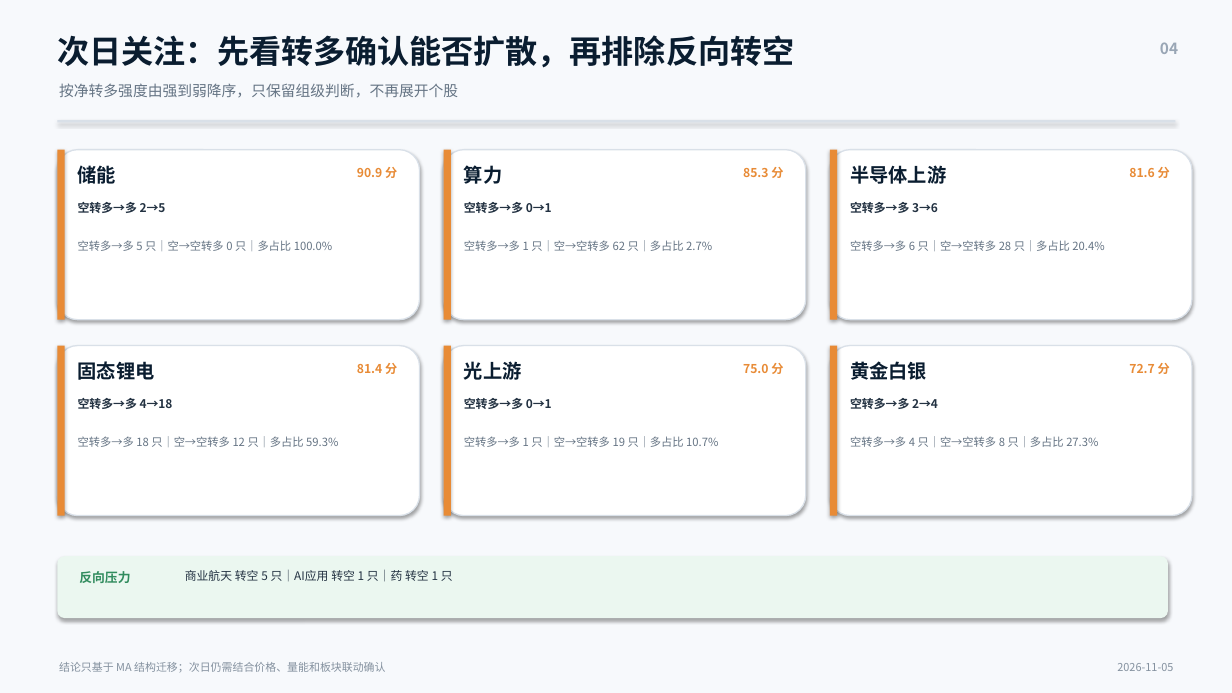
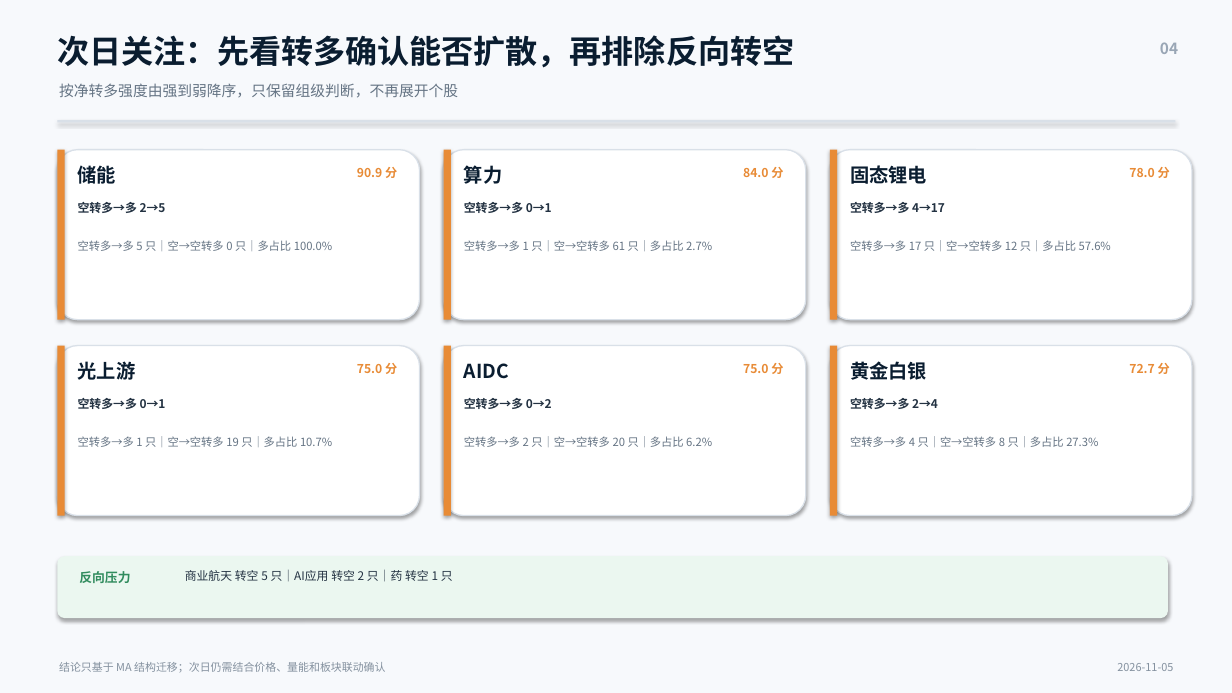
Before and after one commit to nancybhc/a-share-blast-lab, a slide deck: slide 4 of assets/多空阶段简报_2026-11-05.pptx. Drawn at 1232x693 pixels with LibreOffice and Linux fonts; fonts in the diff are those of the drawing. Boxes give left, top, right and bottom in pixels: in the first picture for what was removed or moved away, otherwise in the second. Text is boxed around its words. In the diff, an @@ line names an element or a change of style, - is before the commit and + after.

```diff
--- a/assets/多空阶段简报_2026-11-05.pptx
+++ b/assets/多空阶段简报_2026-11-05.pptx
@@ text at (743, 167, 783, 178): text changed @@
-85.3 分
+84.0 分
@@ text at (850, 165, 927, 184): text changed @@
-半导体上游
+固态锂电
@@ text at (1129, 167, 1170, 178): text changed @@
-81.6 分
+78.0 分
@@ text at (850, 202, 945, 213): text changed @@
-空转多→多 3→6
+空转多→多 4→17
@@ text at (464, 240, 712, 251): text changed @@
-空转多→多 1 只｜空→空转多 62 只｜多占比 2.7%
+空转多→多 1 只｜空→空转多 61 只｜多占比 2.7%
@@ text at (850, 240, 1111, 251): text changed @@
-空转多→多 6 只｜空→空转多 28 只｜多占比 20.4%
+空转多→多 17 只｜空→空转多 12 只｜多占比 57.6%
@@ text at (78, 361, 136, 380): text changed @@
-固态锂电
+光上游
@@ text at (357, 363, 397, 374): text changed @@
-81.4 分
+75.0 分
@@ text at (464, 363, 509, 379): text changed @@
-光上游
+AIDC
@@ text at (78, 398, 166, 409): text changed @@
-空转多→多 4→18
+空转多→多 0→1
@@ text at (464, 398, 552, 409): text changed @@
-空转多→多 0→1
+空转多→多 0→2
@@ text at (78, 436, 332, 447): text changed @@
-空转多→多 18 只｜空→空转多 12 只｜多占比 59.3%
+空转多→多 1 只｜空→空转多 19 只｜多占比 10.7%
@@ text at (464, 436, 712, 447): text changed @@
-空转多→多 1 只｜空→空转多 19 只｜多占比 10.7%
+空转多→多 2 只｜空→空转多 20 只｜多占比 6.2%
@@ text at (185, 570, 453, 582): text changed @@
-商业航天 转空 5 只｜AI应用 转空 1 只｜药 转空 1 只
+商业航天 转空 5 只｜AI应用 转空 2 只｜药 转空 1 只
```
Also in this commit, not shown: 3 other slides changed, 6 other files.
